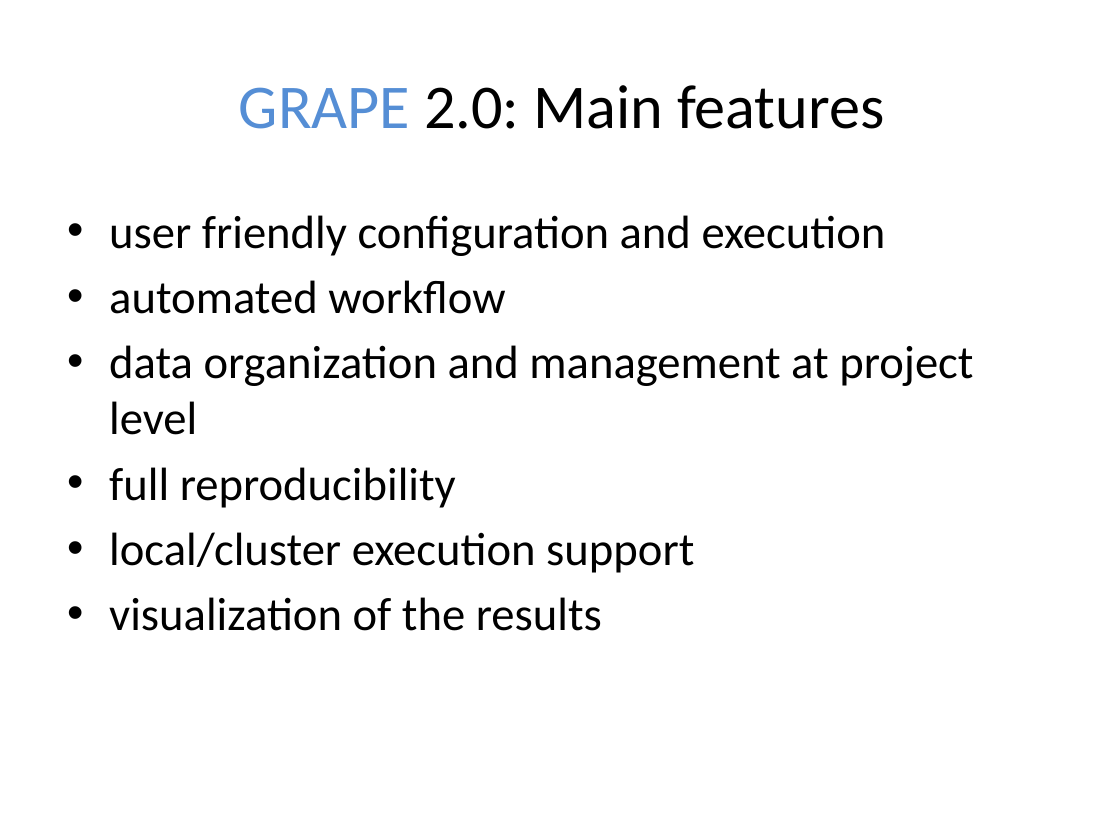
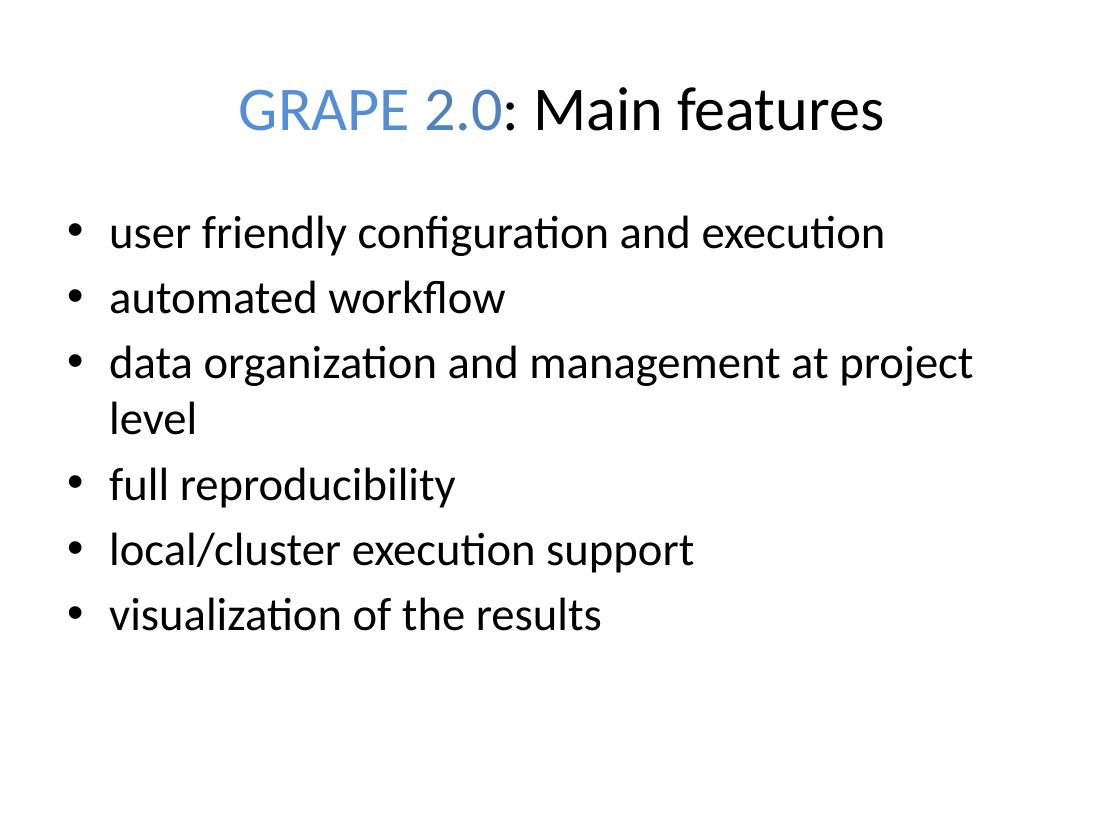
Before and after one commit to emi80/presentations, a slide deck: slide 4 of GRAPE/GRAPE.pptx. Drawn at 1120x840 pixels with LibreOffice and Linux fonts; fonts in the diff are those of the drawing. Boxes give left, top, right and bottom in pixels: in the first picture for what was removed or moved away, otherwise in the second. Text is boxed around its words. In the diff, an @@ line names an element or a change of style, - is before the commit and + after.

```diff
--- a/GRAPE/GRAPE.pptx
+++ b/GRAPE/GRAPE.pptx
@@ title "GRAPE 2.0: Main features" at box(239, 87, 884, 131): text colour #000000 to #4F81BD in "2.0:" @@
```
Also in this commit, not shown: 4 other slides changed, 1 slide removed.
